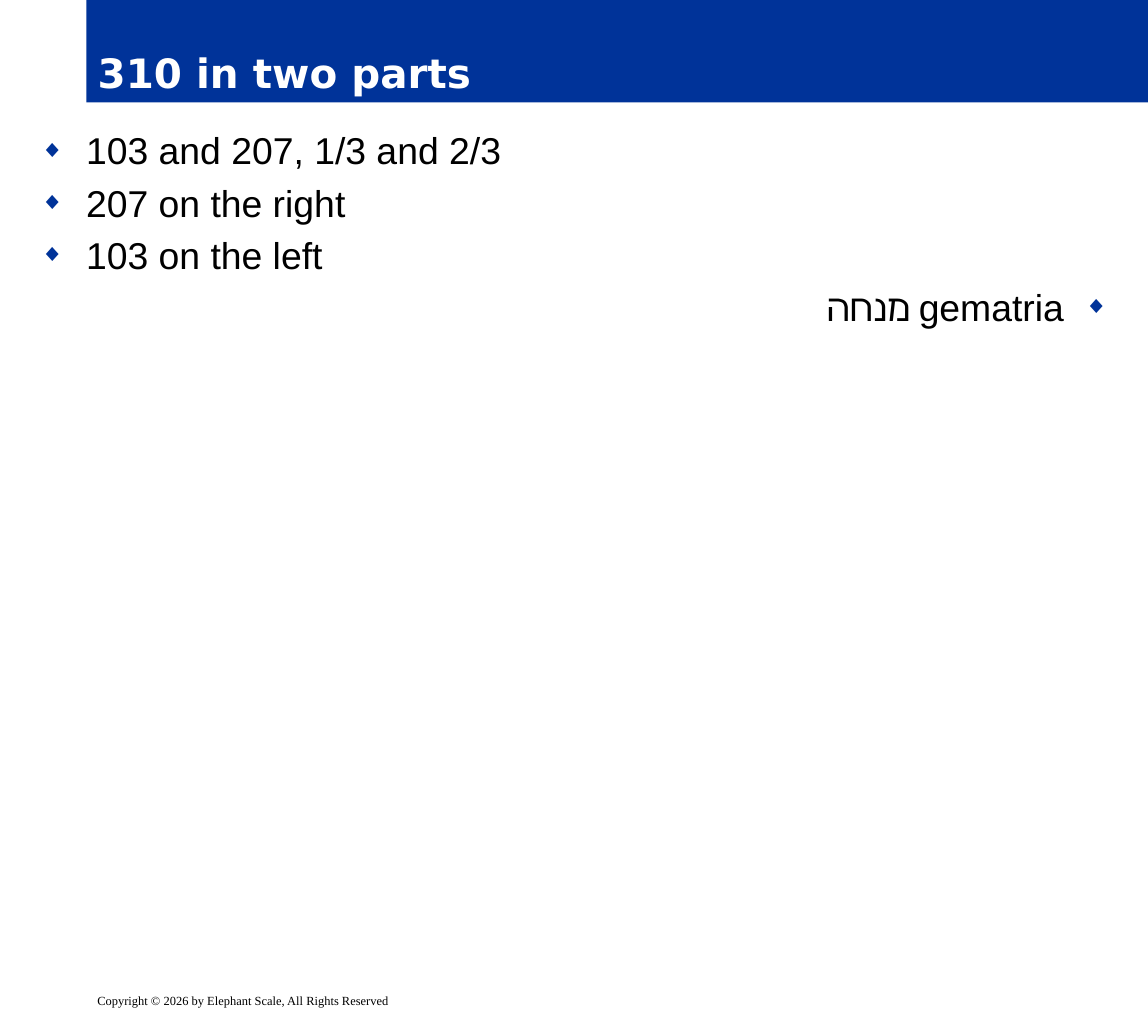
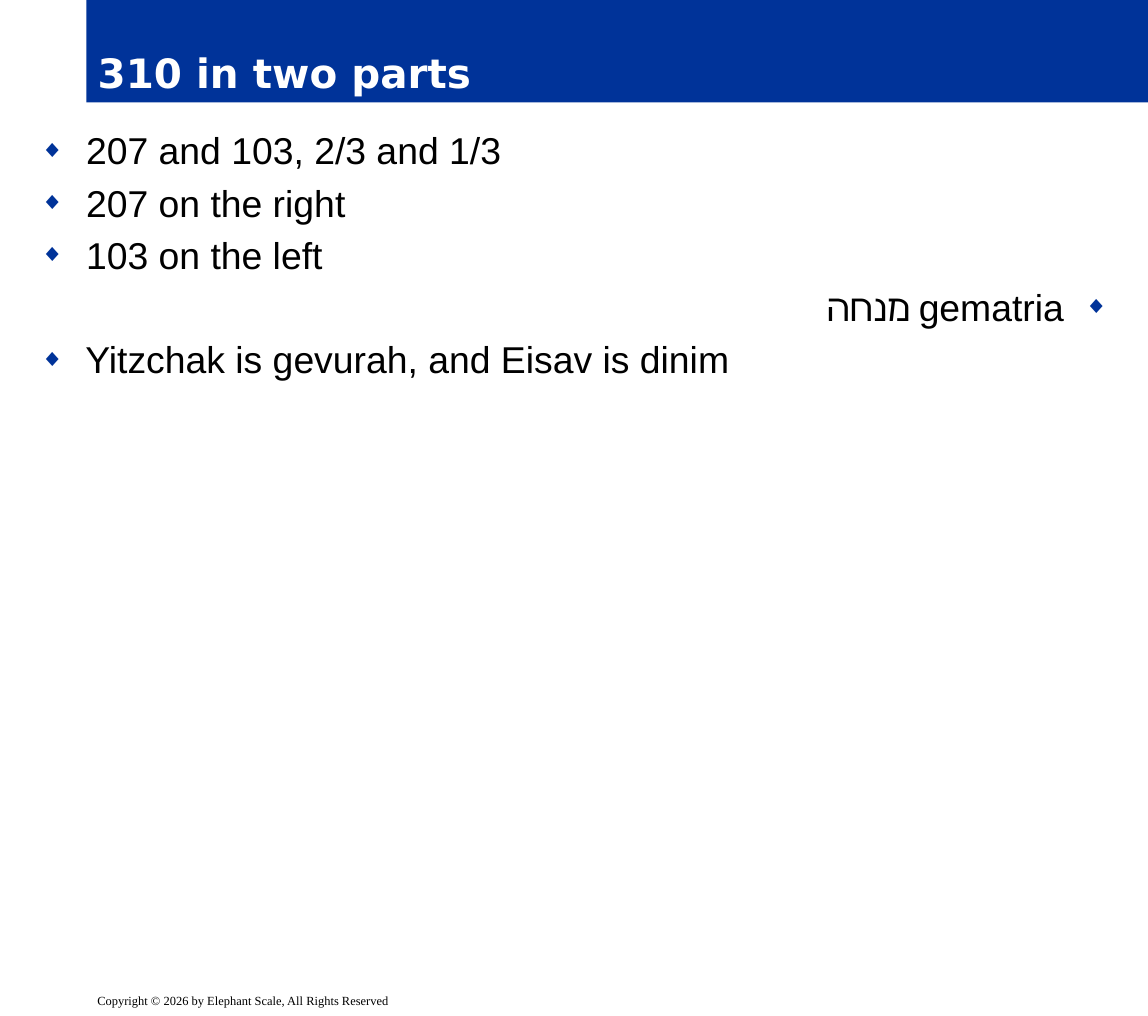
Before and after one commit to markkerzner/Chumash-ha-Arizal, a slide deck: slide 4 of Vayishlach/Slides/05.pptx. Drawn at 1148x1016 pixels with LibreOffice and Linux fonts; fonts in the diff are those of the drawing; background and template pictures are left out. Boxes give left, top, right and bottom in pixels: in the first picture for what was removed or moved away, otherwise in the second. Text is boxed around its words. In the diff, an @@ line names an element or a change of style, - is before the commit and + after.

```diff
--- a/Vayishlach/Slides/05.pptx
+++ b/Vayishlach/Slides/05.pptx
@@ text at [86,137,501,169]: text changed @@
-◆ 103 and 207, 1/3 and 2/3
+◆ 207 and 103, 2/3 and 1/3
@@ text at [85,346,729,381]: paragraph added @@
+◆ Yitzchak is gevurah, and Eisav is dinim
```
Also in this commit, not shown: 1 other slide changed, 7 slides added, 2 other files.
